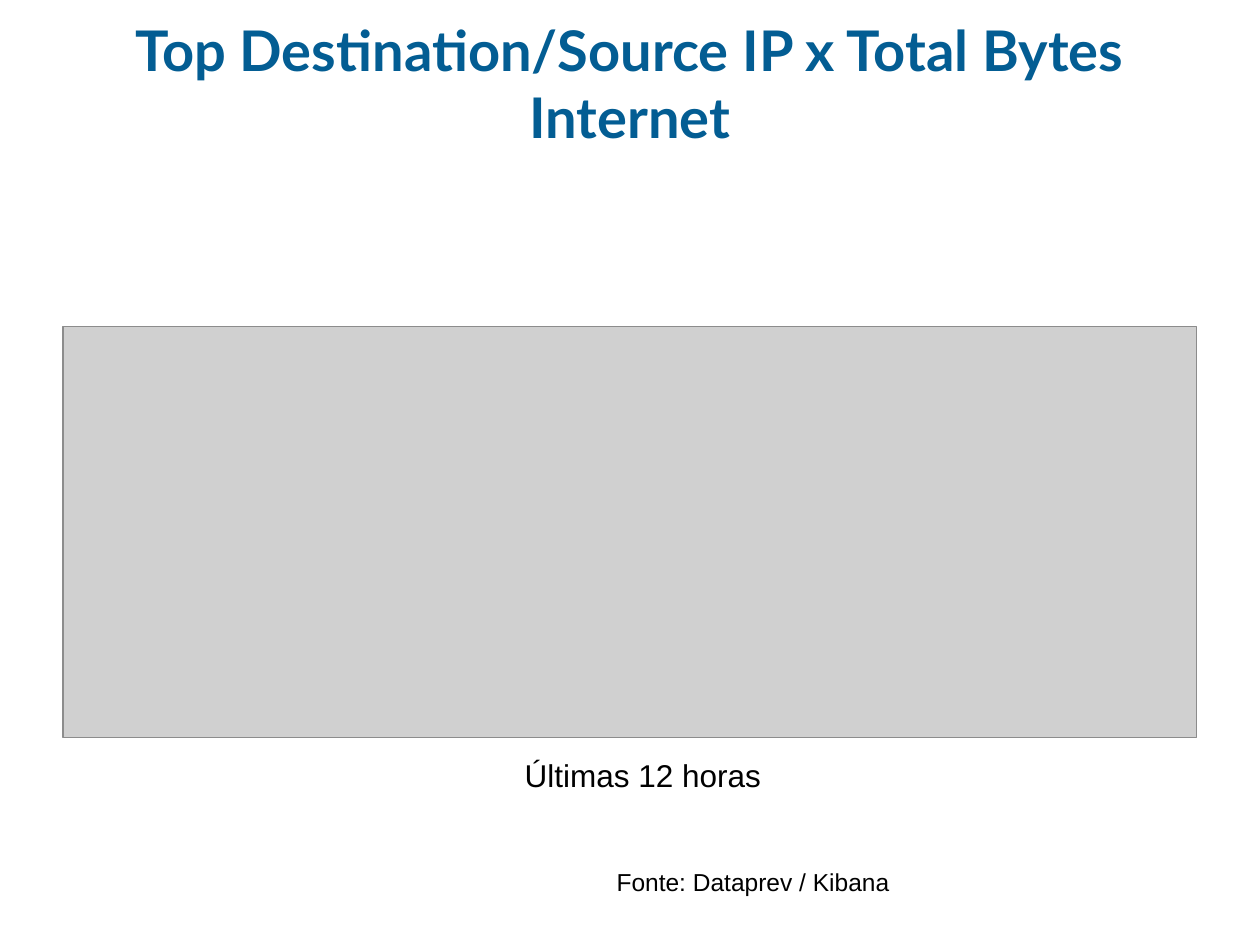
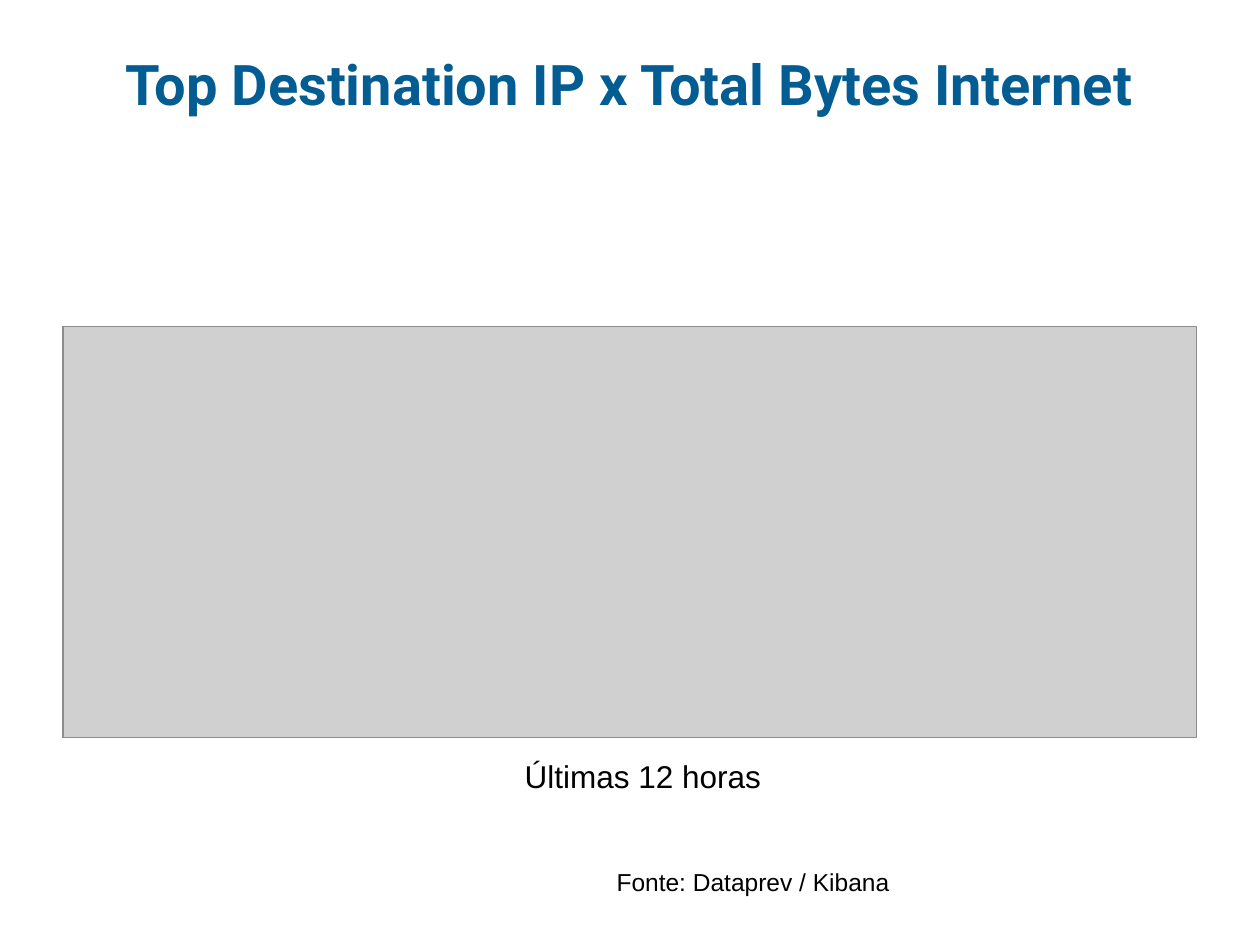
Before and after one commit to guihred/Experiments, a slide deck: slide 20 of src/main/resources/models/Radar_Eventos_17_10_2021-Turno-D.pptx. Drawn at 1260x945 pixels with LibreOffice and Linux fonts; fonts in the diff are those of the drawing; grey boxes stand for pictures; background and template pictures are left out. Boxes give left, top, right and bottom in pixels: in the first picture for what was removed or moved away, otherwise in the second. Text is boxed around its words. In the diff, an @@ line names an element or a change of style, - is before the commit and + after.

```diff
--- a/src/main/resources/models/Radar_Eventos_17_10_2021-Turno-D.pptx
+++ b/src/main/resources/models/Radar_Eventos_17_10_2021-Turno-D.pptx
@@ title at bbox=[126, 63, 1132, 117]: text changed; font Lato to Roboto @@
-Top Destination/Source IP x Total Bytes Internet
+Top Destination IP x Total Bytes Internet
```
Also in this commit, not shown: 22 other slides changed, 1 slide added, 20 other files.
